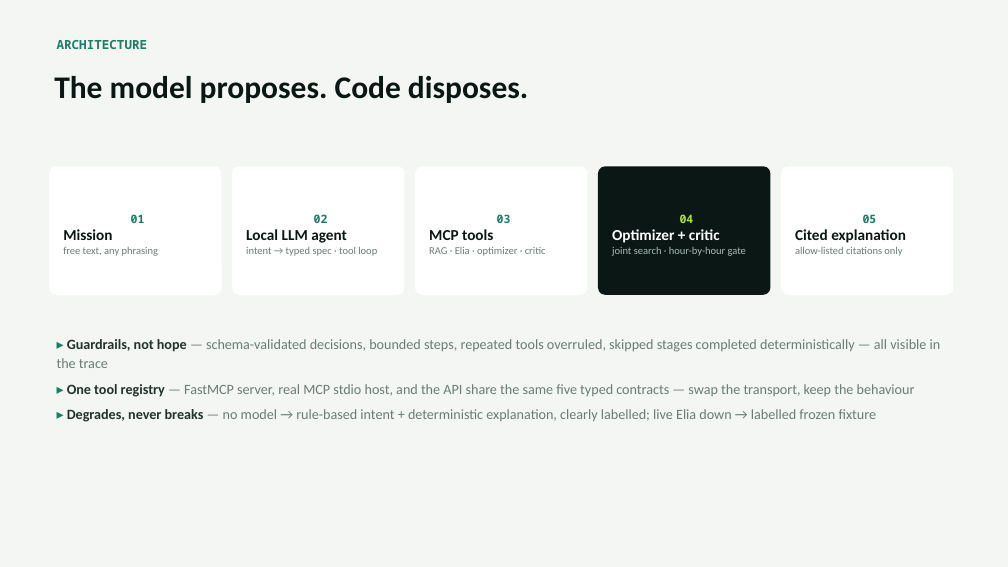
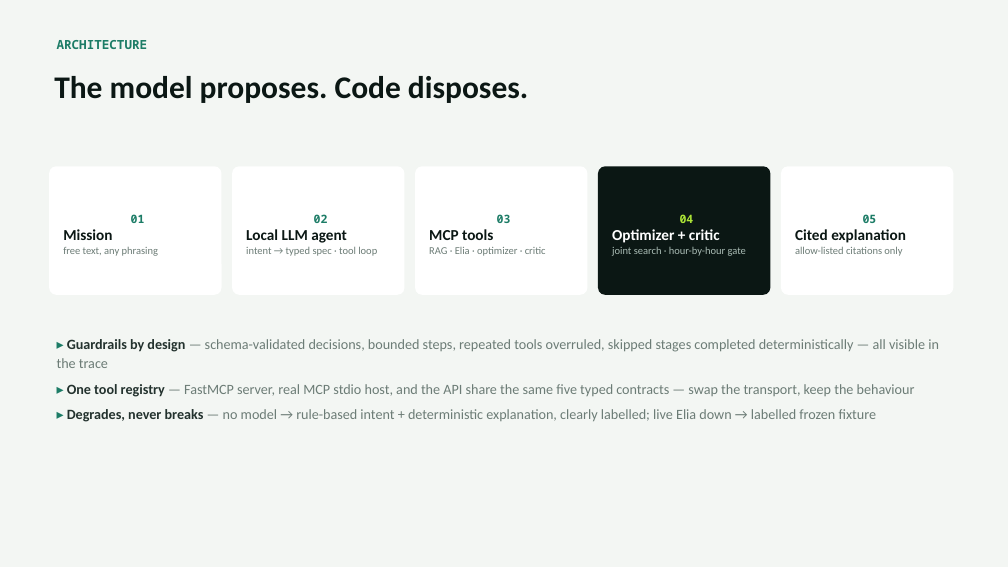
Before and after one commit to MahmoudAsadi97/FlexiGrid_AI, a slide deck: slide 4 of deliverables/FlexiGrid_AI_Defense_Deck.pptx. Drawn at 1008x567 pixels with LibreOffice and Linux fonts; fonts in the diff are those of the drawing. Boxes give left, top, right and bottom in pixels: in the first picture for what was removed or moved away, otherwise in the second. Text is boxed around its words. In the diff, an @@ line names an element or a change of style, - is before the commit and + after.

Commit message:
Documentation and deliverables polish for publication
- Professional tone pass across README, demo guide, submission checklist,
  deck and report generators; corrected informal phrasing
- Repository evaluation results now carry deterministic-only provenance;
  LLM-dependent tables state explicitly that they are populated by the
  demo-machine run (no reference-harness numbers in deliverables)
- Report and deck degrade gracefully where demo-machine measurements are
  pending; removed a hardcoded fallback figure
- Dynamic query counts in the evaluation report; clarified skipped-section
  wording

```diff
--- a/deliverables/FlexiGrid_AI_Defense_Deck.pptx
+++ b/deliverables/FlexiGrid_AI_Defense_Deck.pptx
@@ text at (57,339,939,368): text changed @@
-▸ Guardrails, not hope — schema-validated decisions, bounded steps, repeated tools overruled, skipped stages completed deterministically — all visible in the trace
+▸ Guardrails by design — schema-validated decisions, bounded steps, repeated tools overruled, skipped stages completed deterministically — all visible in the trace
```
Also in this commit, not shown: 5 other slides changed, 11 other files.
